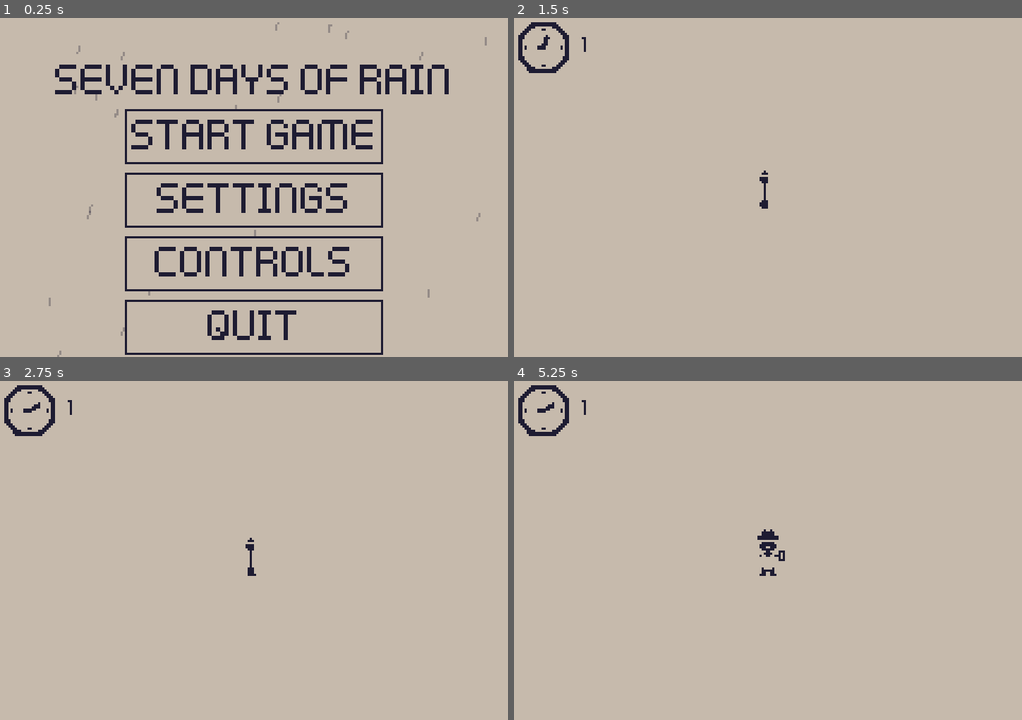
Above: before the commit, frames 1-4 (two rows, left to right).
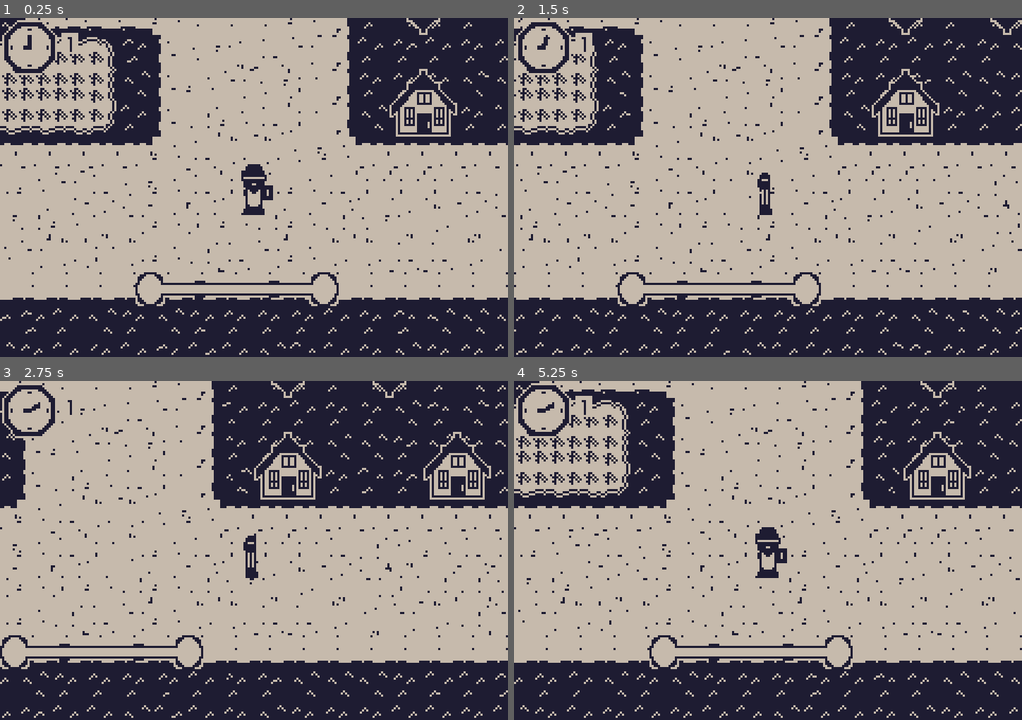
Above: after the commit, the same moments.

Repository: chickengamer555/7-days-of-rain-B1T-jam
Game: Godot game, scene res://Main/main.tscn
Same seed, same stepped clock (60 frames per second), same inputs: the game is played once before the commit and once after it. Before the commit the project starts from res://UI/MainMenu/main_menu.tscn. The engine's default icon, where the game draws it, is replaced by a stand-in: a white triangle on a blue panel in a dark square.
Inputs (mouse positions are in pixels of both pictures, inside the frame that each line leads up to):
- Up to frame 1 (0.25 s): no input
- Up to frame 2 (1.5 s): click (768, 136) at 0.5 s, where only the run before the commit has a clickable "Start Game"; tap Enter at 1.25 s; move the mouse to (879, 170) at 1.27 s; hold Right (right) from 1.28 s (still down); hold F (Fast_foward) from 1.28 s (still down); click (879, 170) at 1.42 s
- Up to frame 3 (2.75 s): release Right (right) at 2 s; release F (Fast_foward) at 2 s; drag from (152, 567) to (254, 550) at 2.02 s
- Up to frame 4 (5.25 s): move the mouse to (818, 475) at 2.77 s; hold Right (right) 2.78-3.5 s; hold Q (Ledger) 2.78-3.5 s; tap Space at 3.5 s; drag from (742, 618) to (615, 499) at 3.52 s; tap Enter at 4.25 s; move the mouse to (920, 601) at 4.27 s; hold A (left) 4.28-5 s; tap L at 4.35 s; tap Escape (ui_cancel) at 4.9 s; click "Start Game" at 5 s

The runs differ from the first frame. In frame 1, 39% of the frame differs, in the area x 0-100%, y 0-100%; in frame 2, 35%; in frame 3, 38%; in frame 4, 34%.

Commit message:
Added Dynamic Door Script

Diff:
--- /dev/null
+++ b/Ineractbles/DoorArea.tscn
@@ -0,0 +1,14 @@
+[gd_scene format=3 uid="uid://c8door_area_template"]
+
+[ext_resource type="Script" path="res://Ineractbles/door.gd" id="1_door"]
+
+[sub_resource type="RectangleShape2D" id="RectangleShape2D_door"]
+size = Vector2(16, 16)
+
+[node name="DoorArea" type="Area2D"]
+collision_layer = 2
+collision_mask = 1
+script = ExtResource("1_door")
+
+[node name="CollisionShape2D" type="CollisionShape2D" parent="."]
+shape = SubResource("RectangleShape2D_door")
--- /dev/null
+++ b/Ineractbles/door.gd
@@ -0,0 +1,204 @@
+class_name DynamicDoor
+extends Area2D
+
+signal door_opened
+signal door_closed
+signal door_locked_tried
+
+enum DoorType { INTERACT, WALK_THROUGH, SCENE, TELEPORT, RETURN }
+
+static var last_scene: String = ""
+static var last_position: Vector2 = Vector2.INF
+static var pending_spawn_position: Vector2 = Vector2.INF
+
+@export var door_type: DoorType = DoorType.INTERACT
+@export var is_return_door: bool = false
+@export var return_spawn_offset: Vector2 = Vector2(0, 16)
+@export var is_open: bool = false:
+	set(v):
+		is_open = v
+		if is_inside_tree():
+			_update_visual(false)
+@export var is_locked: bool = false
+@export var use_schedule: bool = false
+@export var open_phases: Array[int] = [0, 1, 2]
+@export var open_days: Array[int] = [1, 2, 3, 4, 5, 6, 7]
+@export var required_flags: Array[String] = []
+@export var blocked_flags: Array[String] = []
+@export var grant_flag: String = ""
+@export_file("*.tscn") var target_scene: String = ""
+@export var target_position: Vector2 = Vector2.ZERO
+@export var door_sprite: Sprite2D
+@export var texture_closed: Texture2D
+@export var texture_open: Texture2D
+@export var slide_offset: Vector2 = Vector2(14, 0)
+@export var physical_collider: CollisionShape2D
+
+var _base_pos: Vector2 = Vector2.ZERO
+var _animating: bool = false
+
+func _ready() -> void:
+	collision_layer = 2
+	collision_mask = 1
+	if door_sprite:
+		_base_pos = door_sprite.position
+	var clk = get_node_or_null("/root/Clock")
+	if clk:
+		if clk.has_signal("phase_changed"):
+			clk.phase_changed.connect(_on_clock_changed)
+		if clk.has_signal("day_changed"):
+			clk.day_changed.connect(_on_clock_changed)
+	body_entered.connect(_on_body_entered)
+	body_exited.connect(_on_body_exited)
+	_check_schedule()
+	_update_visual(true)
+
+func interact() -> void:
+	if _animating:
+		return
+	if not can_open():
+		_play_locked()
+		door_locked_tried.emit()
+		return
+	if is_return_door or door_type == DoorType.RETURN:
+		_execute_return()
+		return
+	match door_type:
+		DoorType.INTERACT, DoorType.WALK_THROUGH:
+			toggle_door()
+		DoorType.SCENE:
+			_record_return_data()
+			if target_position != Vector2.ZERO:
+				DynamicDoor.pending_spawn_position = target_position
+			if target_scene != "":
+				var t = get_tree()
+				if t:
+					t.change_scene_to_file(target_scene)
+		DoorType.TELEPORT:
+			_record_return_data()
+			_teleport_player(target_position)
+
+func _record_return_data() -> void:
+	if is_return_door or door_type == DoorType.RETURN:
+		return
+	var t = get_tree()
+	if t and t.current_scene and t.current_scene.scene_file_path != "":
+		DynamicDoor.last_scene = t.current_scene.scene_file_path
+	elif owner and owner.scene_file_path != "":
+		DynamicDoor.last_scene = owner.scene_file_path
+	var p = t.get_first_node_in_group("Player") if t else null
+	if p:
+		DynamicDoor.last_position = p.global_position
+	else:
+		DynamicDoor.last_position = global_position + return_spawn_offset
+
+func _execute_return() -> void:
+	var t = get_tree()
+	if not t:
+		return
+	if DynamicDoor.last_scene != "" and (t.current_scene == null or t.current_scene.scene_file_path != DynamicDoor.last_scene):
+		if DynamicDoor.last_position != Vector2.INF:
+			DynamicDoor.pending_spawn_position = DynamicDoor.last_position
+		t.change_scene_to_file(DynamicDoor.last_scene)
+	elif DynamicDoor.last_position != Vector2.INF:
+		_teleport_player(DynamicDoor.last_position)
+
+func _teleport_player(pos: Vector2) -> void:
+	if pos == Vector2.ZERO or pos == Vector2.INF:
+		return
+	var t = get_tree()
+	var p = t.get_first_node_in_group("Player") if t else null
+	if p:
+		if p.has_method("teleport_to"):
+			p.teleport_to(pos)
+		else:
+			p.global_position = pos
+	var clk = get_node_or_null("/root/Clock")
+	if clk:
+		clk.running = true
+
+func can_open() -> bool:
+	if is_locked:
+		return false
+	var clk = get_node_or_null("/root/Clock")
+	if use_schedule and clk:
+		if not open_phases.is_empty() and not (clk.phase in open_phases):
+			return false
+		if not open_days.is_empty() and not (clk.day in open_days):
+			return false
+	var flg = get_node_or_null("/root/Flags")
+	if flg:
+		for f in required_flags:
+			if not flg.has_tag(f):
+				return false
+		for f in blocked_flags:
+			if flg.has_tag(f):
+				return false
+	return true
+
+func _check_schedule() -> void:
+	if use_schedule and not can_open() and is_open:
+		close_door(true)
+
+func toggle_door() -> void:
+	if is_open:
+		close_door()
+	else:
+		open_door()
+
+func open_door(immediate: bool = false) -> void:
+	if is_open:
+		return
+	is_open = true
+	var flg = get_node_or_null("/root/Flags")
+	if grant_flag != "" and flg:
+		flg.add_tag(grant_flag)
+	_update_visual(immediate)
+	door_opened.emit()
+
+func close_door(immediate: bool = false) -> void:
+	if not is_open:
+		return
+	is_open = false
+	_update_visual(immediate)
+	door_closed.emit()
+
+func _update_visual(immediate: bool = false) -> void:
+	if physical_collider:
+		physical_collider.set_deferred("disabled", is_open)
+	if not door_sprite:
+		return
+	if is_open and texture_open:
+		door_sprite.texture = texture_open
+	elif not is_open and texture_closed:
+		door_sprite.texture = texture_closed
+	var target = _base_pos + (slide_offset if is_open else Vector2.ZERO)
+	if immediate:
+		door_sprite.position = target
+	else:
+		_animating = true
+		var tw = create_tween().set_trans(Tween.TRANS_QUAD).set_ease(Tween.EASE_OUT)
+		tw.tween_property(door_sprite, "position", target, 0.2)
+		tw.finished.connect(func(): _animating = false)
+
+func _play_locked() -> void:
+	if not door_sprite or _animating:
+		return
+	_animating = true
+	var tw = create_tween().set_trans(Tween.TRANS_SINE)
+	var x = door_sprite.position.x
+	tw.tween_property(door_sprite, "position:x", x - 2.0, 0.04)
+	tw.tween_property(door_sprite, "position:x", x + 2.0, 0.04)
+	tw.tween_property(door_sprite, "position:x", x, 0.04)
+	tw.finished.connect(func(): _animating = false)
+
+func _on_clock_changed(_v: int = 0) -> void:
+	_check_schedule()
+
+func _on_body_entered(b: Node2D) -> void:
+	if b.is_in_group("Player") and door_type == DoorType.WALK_THROUGH and can_open():
+		open_door()
+
+func _on_body_exited(b: Node2D) -> void:
+	if b.is_in_group("Player") and door_type == DoorType.WALK_THROUGH and is_open:
+		close_door()
--- a/Main/main.tscn
+++ b/Main/main.tscn
@@ -18,6 +18,7 @@
 [ext_resource type="Resource" uid="uid://d3t2lfstbqpyy" path="res://data/Npcs/Chiyo/Chiyo.tres" id="10_g147q"]
 [ext_resource type="Resource" uid="uid://dkdqtiw3qenpv" path="res://data/Npcs/Tomo/Tomo.tres" id="11_t85yq"]
 [ext_resource type="Resource" uid="uid://bcbf3mulsqoxt" path="res://data/Npcs/Kuro/Kuro.tres" id="12_y88hr"]
+[ext_resource type="PackedScene" path="res://Ineractbles/DoorArea.tscn" id="13_door"]
 
 [node name="Main" type="Node2D" unique_id=661073907]
 y_sort_enabled = true
@@ -60,6 +61,11 @@
 [node name="Hud" parent="." unique_id=786916839 instance=ExtResource("5_rj11h")]
 
 [node name="NPCs" type="Node2D" parent="." unique_id=873954492]
+
+[node name="HouseDoor" parent="." instance=ExtResource("13_door")]
+position = Vector2(-352, -48)
+door_type = 2
+target_scene = "res://test/test.tscn"
 
 [node name="Player" parent="." unique_id=1016449922 instance=ExtResource("1_k3v36")]
 position = Vector2(44, 155)
--- a/Player/Player.gd
+++ b/Player/Player.gd
@@ -38,18 +38,37 @@
 func _ready() -> void:
 	trail.resize(TRAIL_SIZE) # Make the 32 slots
 	trail.fill(Vector3(0, 0, -1000.0)) # Mark themas stepped on
-	global_position = global_position.snapped(Vector2(TILE_SIZE, TILE_SIZE)) #round to nearest 16
+	if DynamicDoor.pending_spawn_position != Vector2.INF:
+		global_position = DynamicDoor.pending_spawn_position
+		DynamicDoor.pending_spawn_position = Vector2.INF
 	global_position = global_position.snapped(Vector2(TILE_STEP, TILE_STEP))
 	target_position = global_position
+	is_moving = false
 	if sprite:
 		base_sprite_pos = sprite.position
 		base_sprite_scale = sprite.scale
 		_update_facing(Facing.DOWN)
+	var clk = get_node_or_null("/root/Clock")
+	if clk:
+		clk.running = true
+
+func teleport_to(new_pos: Vector2) -> void:
+	global_position = new_pos.snapped(Vector2(TILE_STEP, TILE_STEP))
+	target_position = global_position
+	is_moving = false
+	velocity = Vector2.ZERO
+	if sprite:
+		sprite.position = base_sprite_pos
+		sprite.rotation = 0.0
+		sprite.scale = base_sprite_scale
+	var clk = get_node_or_null("/root/Clock")
+	if clk:
+		clk.running = true
+	_flatten_grass()
 
 func get_input() -> Vector2:
-	var x := Input.get_axis("left", "right") # -1, O or 1
+	var x := Input.get_axis("left", "right")
 	var y := Input.get_axis("up", "down")
-	return Vector2(signf(x), signf(y))
 	if x != 0:
 		return Vector2(signf(x), 0)
 	if y != 0:
@@ -61,9 +80,10 @@
 	_flatten_grass() # latten the grass
 	if is_moving:
 		global_position = global_position.move_toward(target_position, tiles_per_second * TILE_SIZE * delta)
-		if global_position != target_position:
+		if global_position.distance_squared_to(target_position) > 0.1:
 			_animate_walking(delta)
 			return
+		global_position = target_position
 		is_moving = false
 	if not Clock.running:
 		_animate_idle(delta)
--- a/UI/MainMenu/main_menu.gd
+++ b/UI/MainMenu/main_menu.gd
@@ -72,7 +72,7 @@
 	controls_view.visible = (active_view == controls_view)
 
 func _on_start_pressed() -> void:
-	get_tree().change_scene_to_file("res://test/test.tscn")
+	get_tree().change_scene_to_file("res://Main/main.tscn")
 
 func _on_quit_pressed() -> void:
 	get_tree().quit()
--- a/project.godot
+++ b/project.godot
@@ -11,7 +11,7 @@
 [application]
 
 config/name="7 Days of rain"
-run/main_scene="res://UI/MainMenu/main_menu.tscn"
+run/main_scene="res://Main/main.tscn"
 config/features=PackedStringArray("4.7", "Forward Plus")
 config/icon="res://icon.svg"
 
--- a/test/test.tscn
+++ b/test/test.tscn
@@ -13,6 +13,7 @@
 [ext_resource type="Script" uid="uid://c3bdbn2jbepsa" path="res://Dialouge-Prewritten/dialogue_node.gd" id="13_hictm"]
 [ext_resource type="Script" uid="uid://bocbuuj64elde" path="res://Dialouge-Prewritten/dialogue_choice.gd" id="14_kr6cc"]
 [ext_resource type="Script" uid="uid://1m7x43xe4t0i" path="res://Dialouge-Prewritten/dialogue_tree.gd" id="15_258bh"]
+[ext_resource type="Script" path="res://Ineractbles/door.gd" id="16_door"]
 
 [sub_resource type="Resource" id="Resource_h5ro5"]
 script = ExtResource("11_ibfm0")
@@ -39,6 +40,9 @@
 id = "UmeWater"
 rules = Array[ExtResource("10_vvaop")]([SubResource("Resource_yj84r")])
 metadata/_custom_type_script = "uid://dnqtpl4ogoqlq"
+
+[sub_resource type="RectangleShape2D" id="RectangleShape2D_exit"]
+size = Vector2(32, 32)
 
 [node name="test" type="Node2D" unique_id=1734866862]
 position = Vector2(28, -105)
@@ -106,3 +110,23 @@
 [node name="Interactable2" parent="." unique_id=992148980 instance=ExtResource("9_v2t6q")]
 position = Vector2(-704, -146)
 data = SubResource("Resource_klxhy")
+
+[node name="ExitDoor" type="Area2D" parent="."]
+position = Vector2(-549, -485)
+collision_layer = 2
+collision_mask = 1
+script = ExtResource("16_door")
+door_type = 4
+is_return_door = true
+
+[node name="CollisionShape2D" type="CollisionShape2D" parent="ExitDoor"]
+shape = SubResource("RectangleShape2D_exit")
+
+[node name="Label" type="Label" parent="ExitDoor"]
+offset_left = -60.0
+offset_top = -10.0
+offset_right = 60.0
+offset_bottom = 10.0
+theme_override_font_sizes/font_size = 14
+text = "[E] Exit Door"
+horizontal_alignment = 1
Not shown, added: Ineractbles/door.gd.uid
